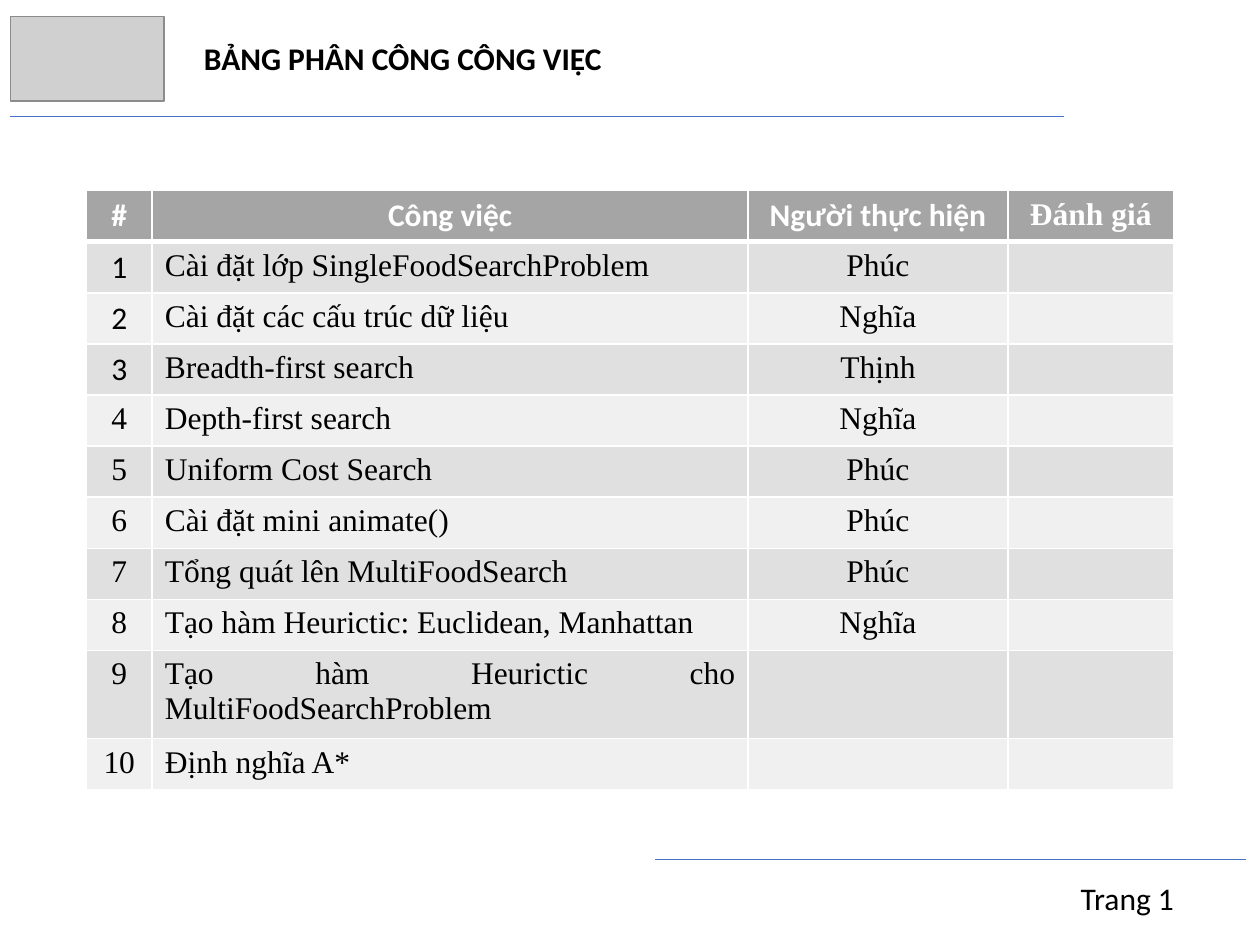
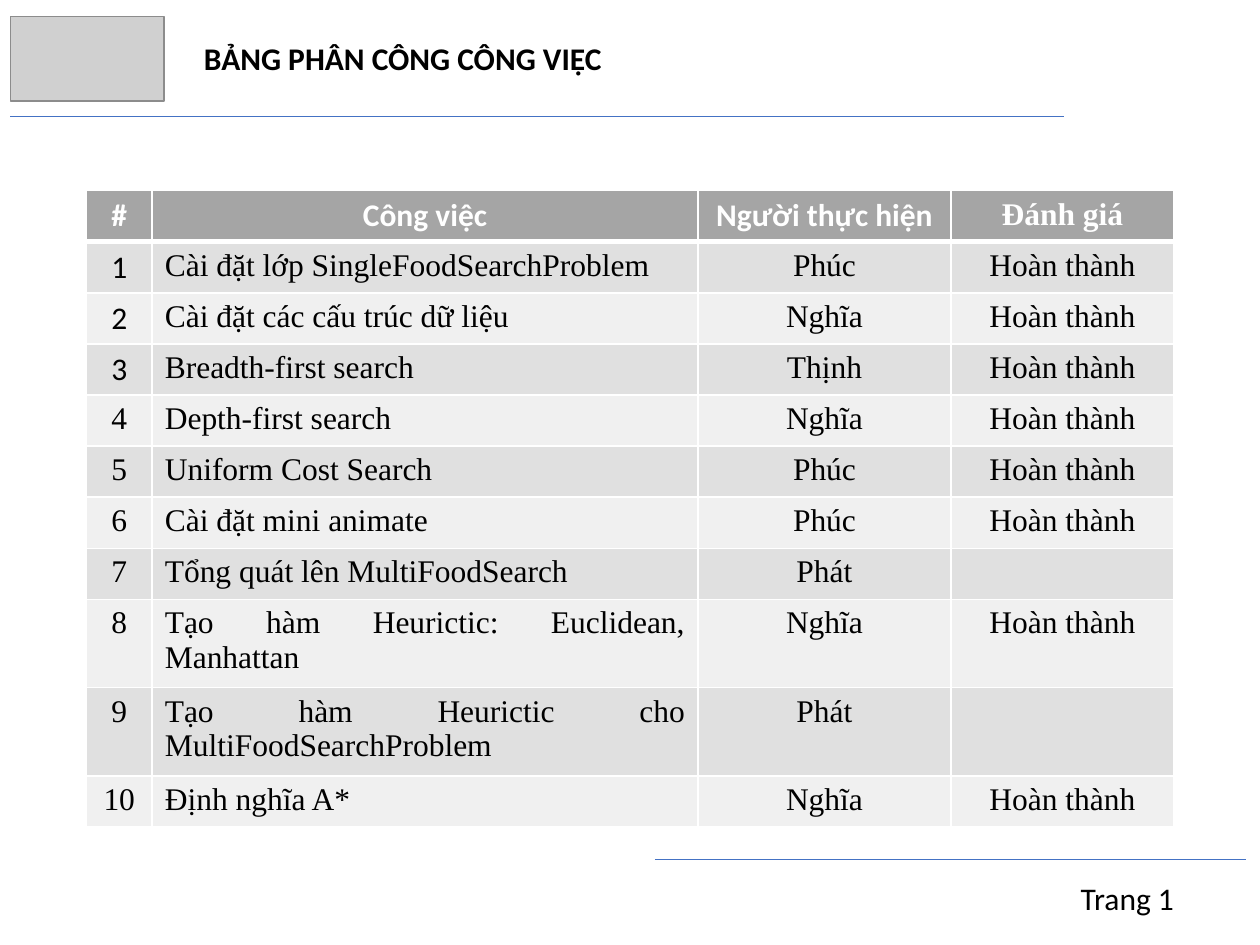
Before and after one commit to trngbro/AI, a slide deck: slide 2 of present/presentation.pptx. Drawn at 1260x945 pixels with LibreOffice and Linux fonts; fonts in the diff are those of the drawing; grey boxes stand for pictures. Boxes give left, top, right and bottom in pixels: in the first picture for what was removed or moved away, otherwise in the second. Text is boxed around its words. In the diff, an @@ line names an element or a change of style, - is before the commit and + after.

```diff
--- a/present/presentation.pptx
+++ b/present/presentation.pptx
@@ table at (86, 190, 1173, 827) @@
-row 2, column 4: 
+row 2, column 4: Hoàn thành
-row 3, column 4: 
+row 3, column 4: Hoàn thành
-row 4, column 4: 
+row 4, column 4: Hoàn thành
-row 5, column 4: 
+row 5, column 4: Hoàn thành
-row 6, column 4: 
+row 6, column 4: Hoàn thành
-row 7, column 2: Cài đặt mini animate()
+row 7, column 2: Cài đặt mini animate
-row 7, column 4: 
+row 7, column 4: Hoàn thành
-row 8, column 3: Phúc
+row 8, column 3: Phát
-row 9, column 4: 
+row 9, column 4: Hoàn thành
-row 10, column 3: 
+row 10, column 3: Phát
-row 11, column 3: 
+row 11, column 3: Nghĩa
-row 11, column 4: 
+row 11, column 4: Hoàn thành
@@ alignment left to justified @@
```
Also in this commit, not shown: 11 other slides changed, 1 slide added, 1 other file.
